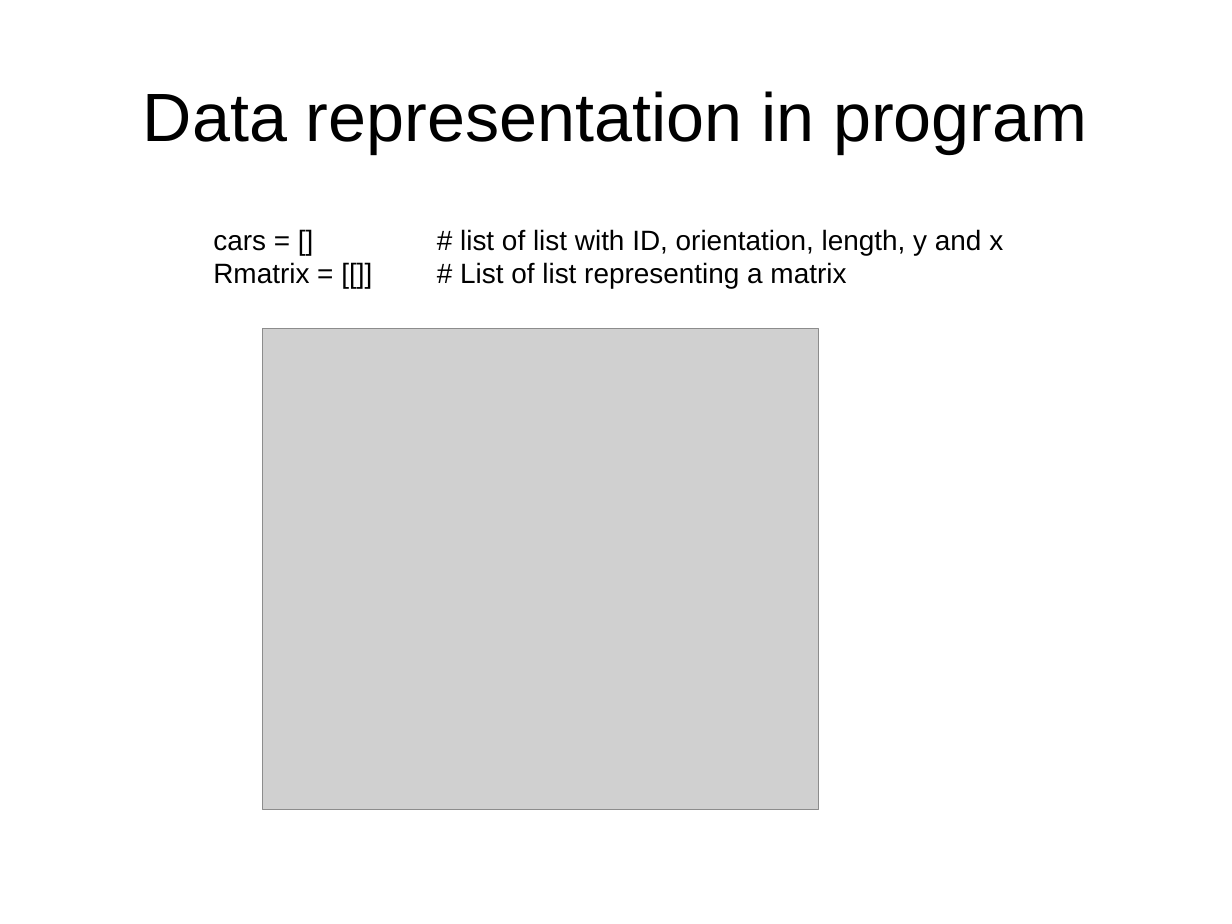
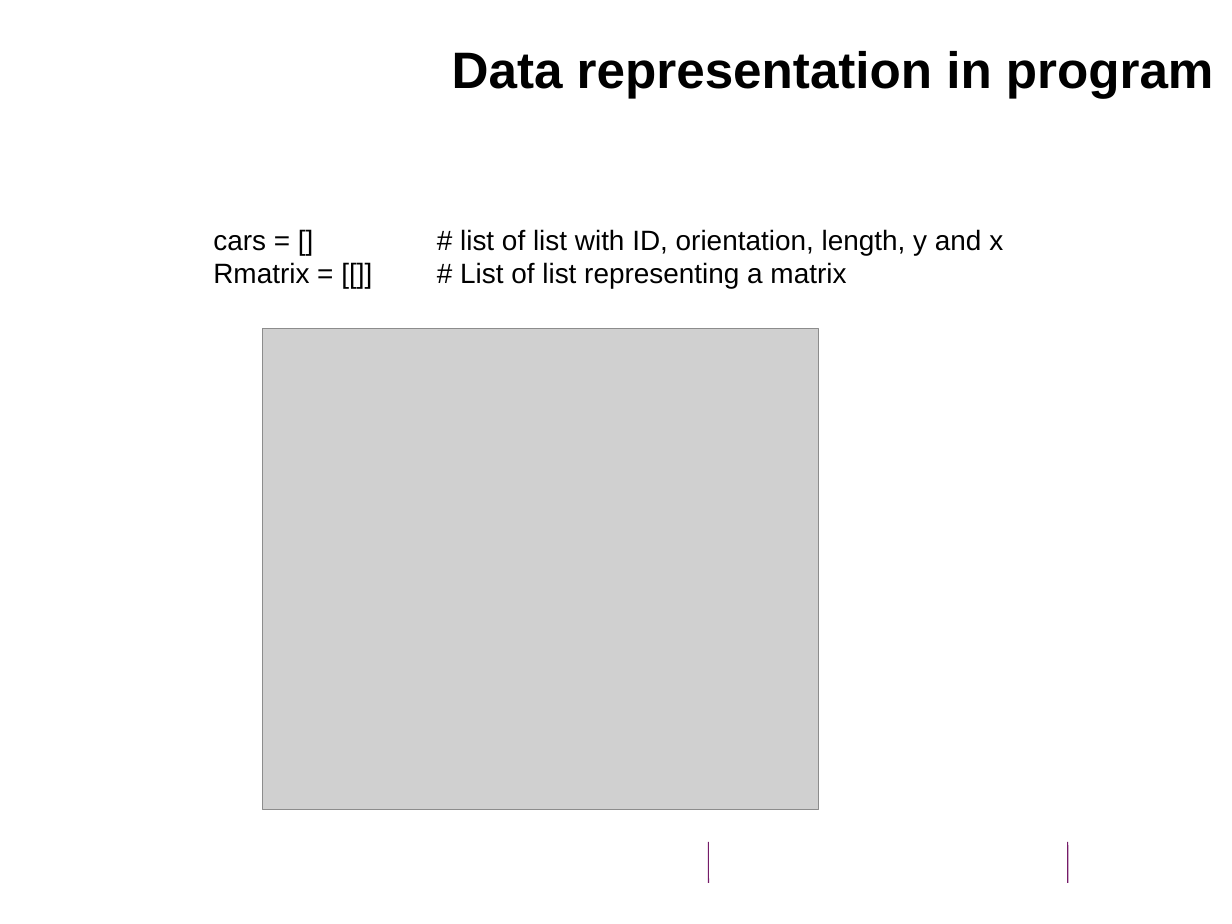
Before and after one commit to oekeur/MinProg_Heuristieken, a slide deck: slide 4 of Presentation rushhour week 4.odp. Drawn at 1232x924 pixels with LibreOffice and Linux fonts; fonts in the diff are those of the drawing; grey boxes stand for pictures; background and template pictures are left out. Boxes give left, top, right and bottom in pixels: in the first picture for what was removed or moved away, otherwise in the second. Text is boxed around its words. In the diff, an @@ line names an element or a change of style, - is before the commit and + after.

```diff
--- a/Presentation rushhour week 4.odp
+++ b/Presentation rushhour week 4.odp
@@ title "Data representation in program": place and size @@
-title "Data representation in program" at box(143, 91, 1087, 153)
+title "Data representation in program" at box(452, 51, 1214, 98)
@@ title "Data representation in program" at box(452, 51, 1214, 98): size 44 to 33 pt, bold on; alignment centre to right; vertical alignment middle to top @@
@@ freeform shape added at box(709, 842, 709, 883), outline #751B68 0.74 pt @@
@@ freeform shape added at box(1068, 842, 1068, 883), outline #751B68 0.74 pt @@
```
Also in this commit, not shown: 5 other slides changed, 2 slides added, 2 slides removed, 1 other file.
